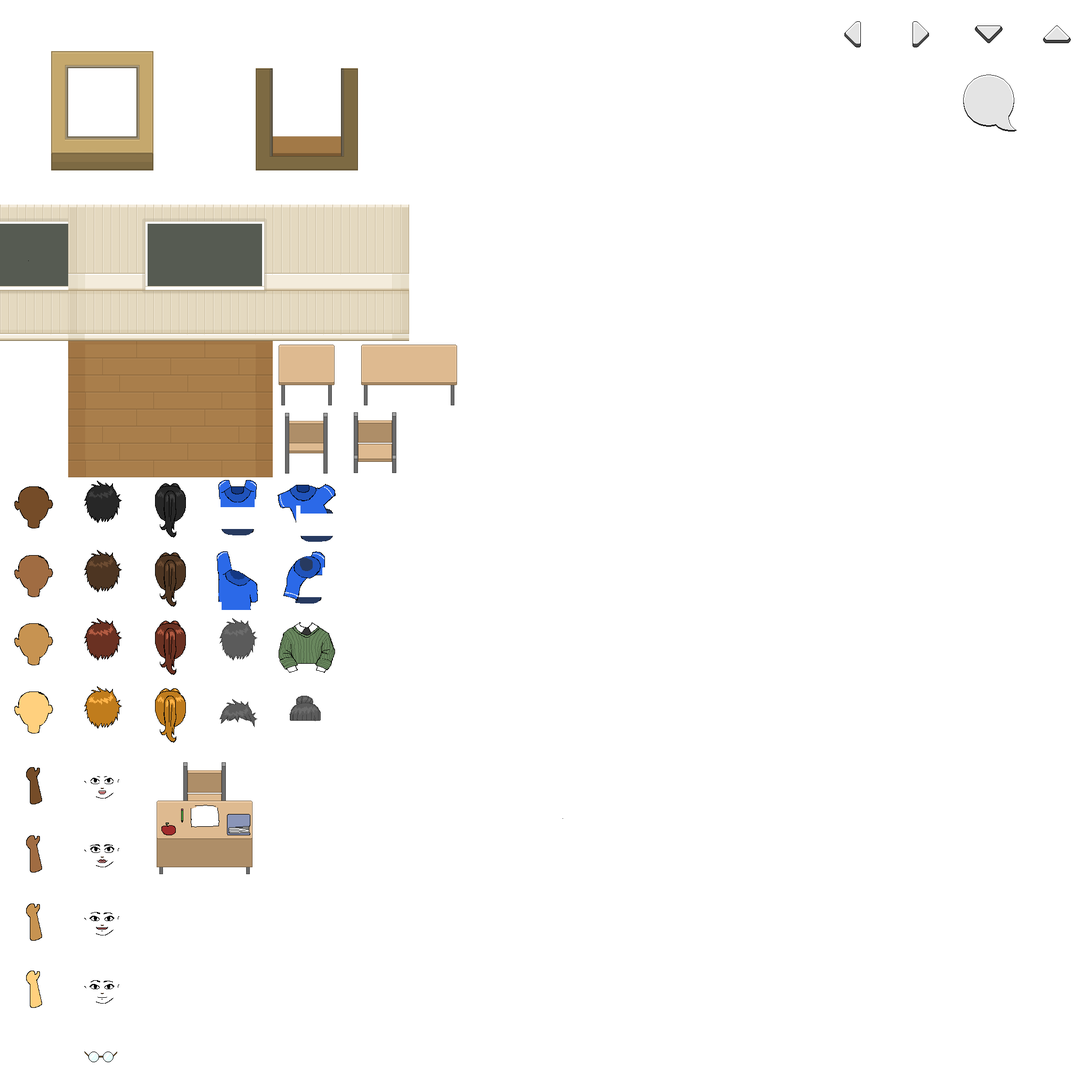
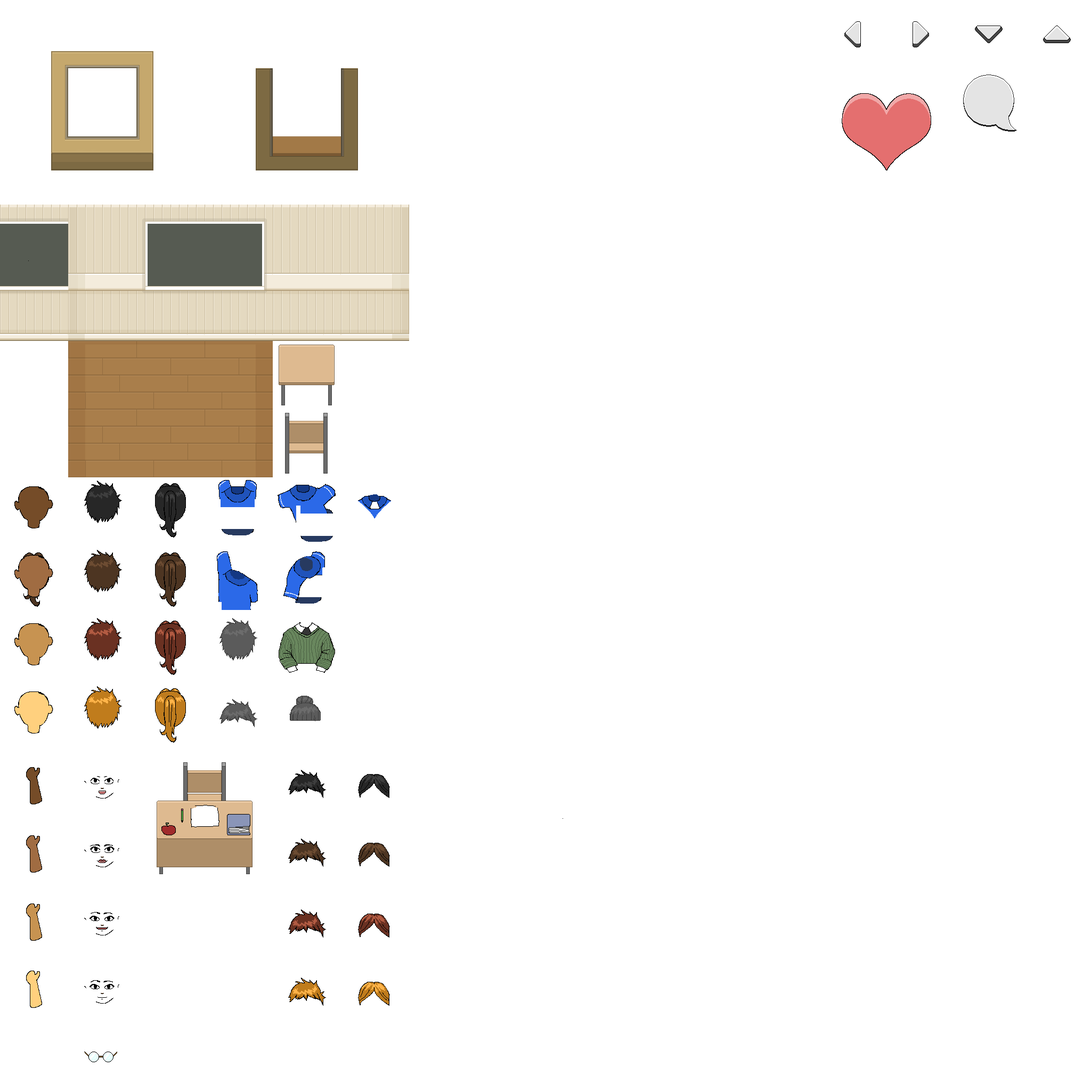
Layers edited between the first and the second 1091 x 1091 image:
painted on "greyhair" over [288, 494, 391, 1007]
painted on "Chair" over [353, 412, 397, 474]
painted on "desk" over [361, 344, 458, 406]
added layer "Layer 26" above "Layer 25" over [842, 93, 932, 171]
added layer "Layer 25" above "shirt copy 3" over [358, 494, 392, 519]
added layer "Layer 27" above "Layer 9" over [22, 552, 50, 608]
